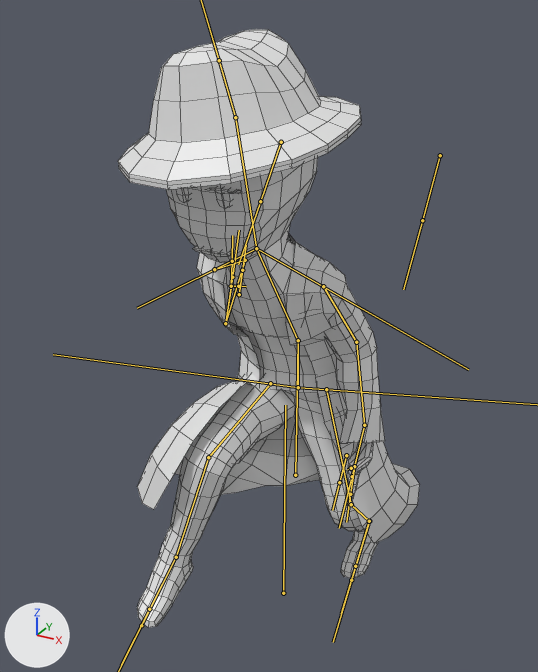
The FBX model TSA Game/Assets/Models/player/player.fbx as it was, and as the next commit left it.
The view is the same before and after, from a 50 mm lens placed at (0.945, -1.827, 1.895), pointed at (-0.015, -0.081, 1.022). The axes (+X, +Y, +Z) are drawn at lower left. The lights are the same throughout. Both versions are drawn at frame 31 of the action 'Player arm|PlayerRun'; the numbers are the values there. The bones that bend it are drawn over the model as lines. Mesh edges are drawn as thin lines.

Objects in the first picture: 'PlayerMeshJoined'.
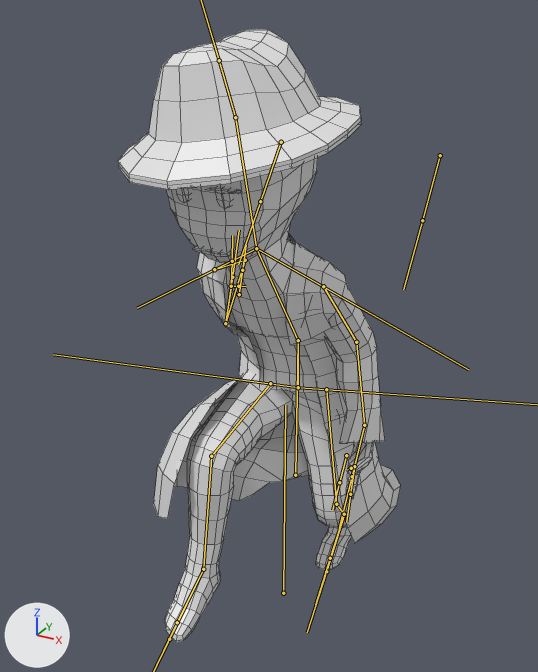
What the commit changed:
Bone 'Leg1.r' (bone_leg1_r) turns from (-72, 13, 18) to (-77, 15, 5) degrees about its own x, y and z.
Bone 'Leg2.r' (bone_leg2_r) turns from (69, 0, 0) to (71, 0, 0) degrees about its own x, y and z.
Bone 'Foot.r' (bone_foot_r) turns from (30, 16, -1) to (30, 3, 0) degrees about its own x, y and z.
Bone 'Leg1.l' (bone_leg1_l) turns from (-13, -9, -15) to (-11, -10, -7) degrees about its own x, y and z.
Bone 'Foot.l' (bone_foot_l) turns from (-15, 9, 25) to (-17, 15, 19) degrees about its own x, y and z.

What differs and where, as boxes (x1, y1, x2, y2) in the pictures (538 x 672 px):
'PlayerMeshJoined', posed (7% narrower): before (118, 29, 420, 628); after (118, 29, 400, 642)
bone 'Leg1.r', root to tip: before (270, 383) to (208, 457); after (270, 383) to (211, 456)
bone 'Leg2.r', root to tip: before (208, 457) to (176, 557); after (211, 456) to (203, 569)
bone 'Foot.r', root to tip: before (176, 557) to (149, 609); after (203, 569) to (177, 622)
bone 'Leg1.l', root to tip: before (326, 389) to (351, 504); after (326, 389) to (336, 504)
bone 'Foot.l', root to tip: before (369, 521) to (355, 566); after (344, 514) to (330, 558)
